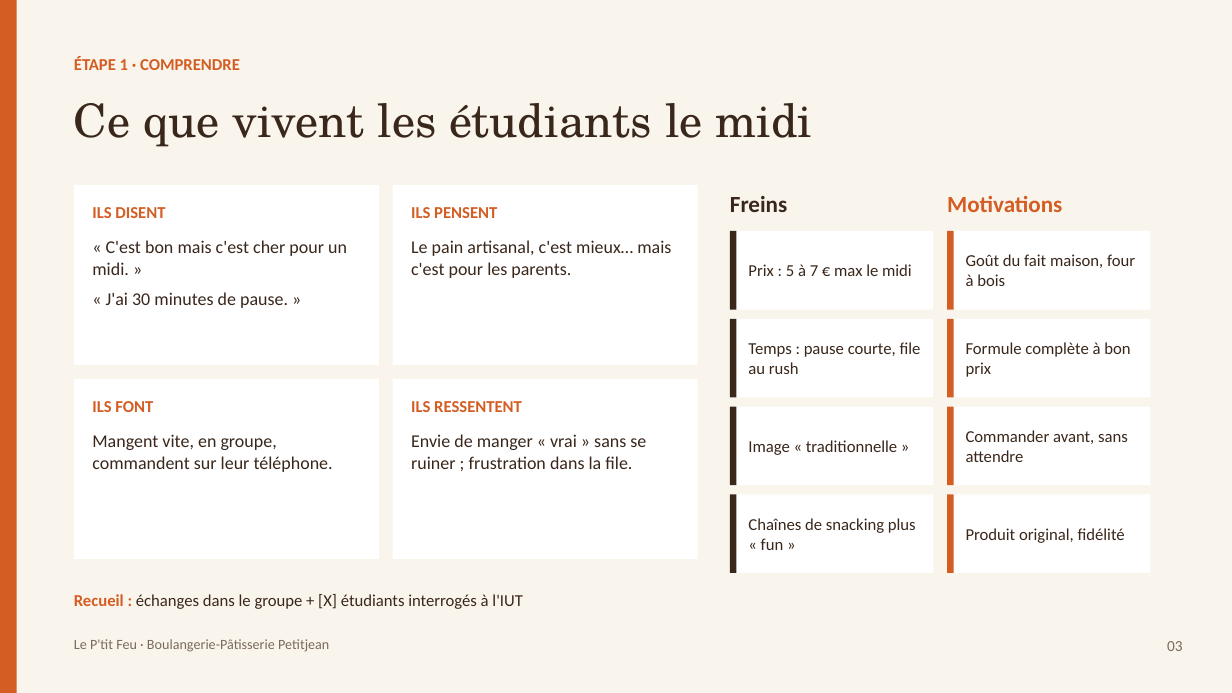
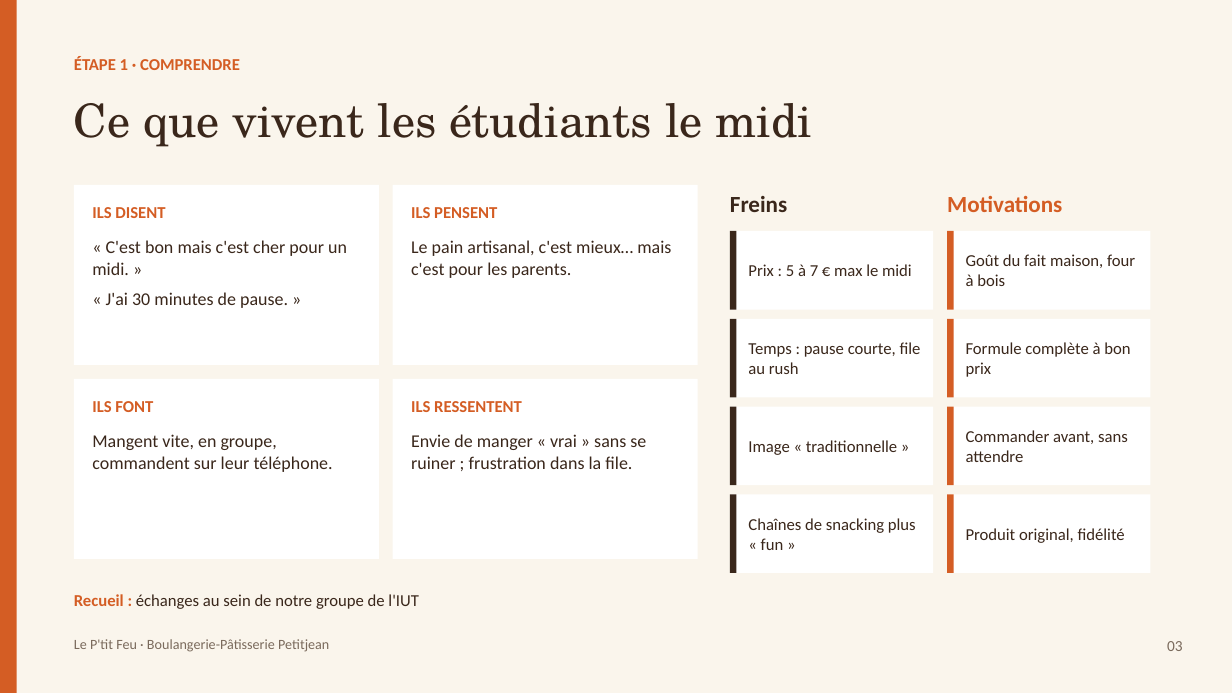
Before and after one commit to matheoguz/Devoir-TC-, a slide deck: slide 3 of design-thinking-petitjean/Le-Ptit-Feu-diapo.pptx. Drawn at 1232x693 pixels with LibreOffice and Linux fonts; fonts in the diff are those of the drawing. Boxes give left, top, right and bottom in pixels: in the first picture for what was removed or moved away, otherwise in the second. Text is boxed around its words. In the diff, an @@ line names an element or a change of style, - is before the commit and + after.

```diff
--- a/design-thinking-petitjean/Le-Ptit-Feu-diapo.pptx
+++ b/design-thinking-petitjean/Le-Ptit-Feu-diapo.pptx
@@ text at box(74, 594, 418, 609): text changed @@
-Recueil : échanges dans le groupe + [X] étudiants interrogés à l'IUT
+Recueil : échanges au sein de notre groupe de l'IUT
```
Also in this commit, not shown: 4 other files.
